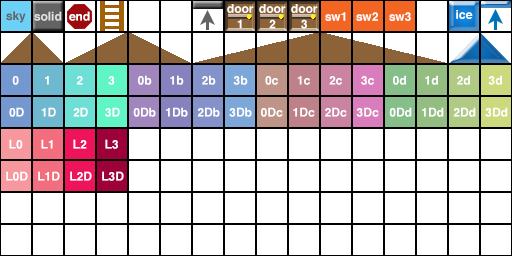
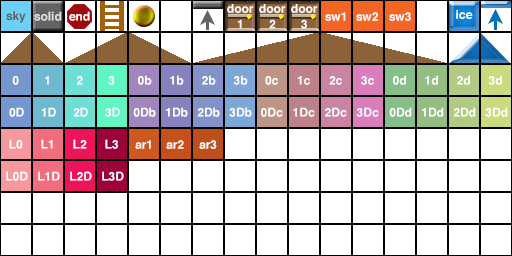
Before/after of a 512 × 256 layered artwork. What changed in the layer stack:
added layer "Ellipse 1" above "AreaMarker" over [133, 5, 155, 27]
added group "AreaMarker" with 6 layers above "SwitchGroup" over [129, 129, 223, 159]
added layer "ar3" in group "AreaMarker" over [199, 140, 217, 149]
added layer "Rectangle 2 copy 2" (1st of 2, in "AreaMarker") in group "AreaMarker" over [193, 129, 223, 159]
added layer "ar2" in group "AreaMarker" over [166, 140, 184, 149]
added layer "Rectangle 2 copy" (1st of 2, in "AreaMarker") in group "AreaMarker" over [161, 129, 191, 159]
added layer "ar1" in group "AreaMarker" over [135, 140, 151, 149]
added layer "Rectangle 2" (1st of 2, in "AreaMarker") in group "AreaMarker" over [129, 129, 159, 159]
